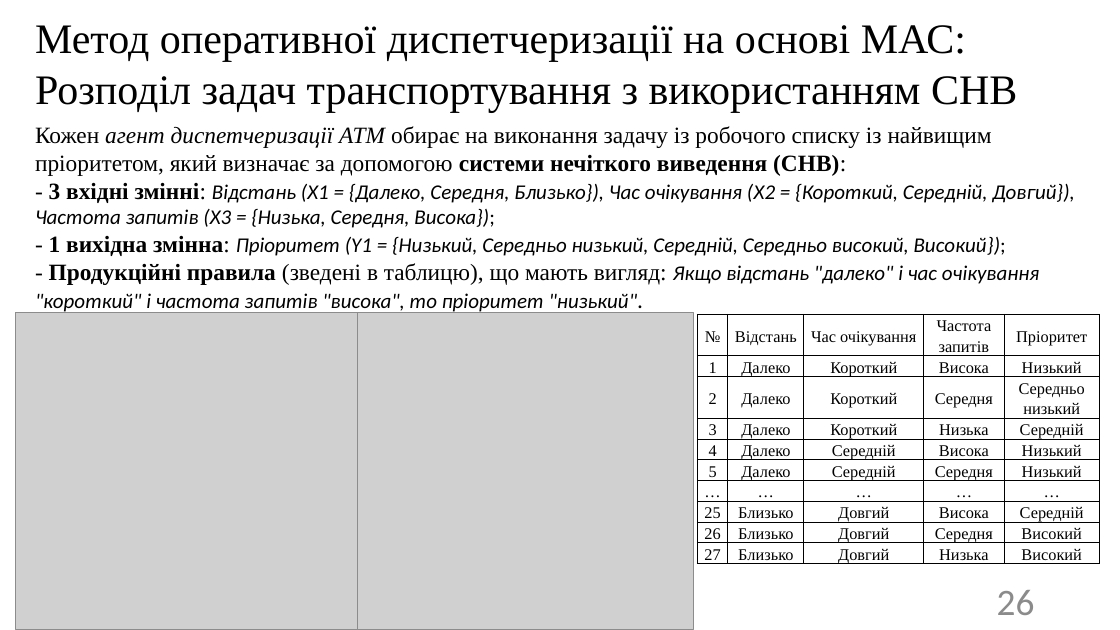
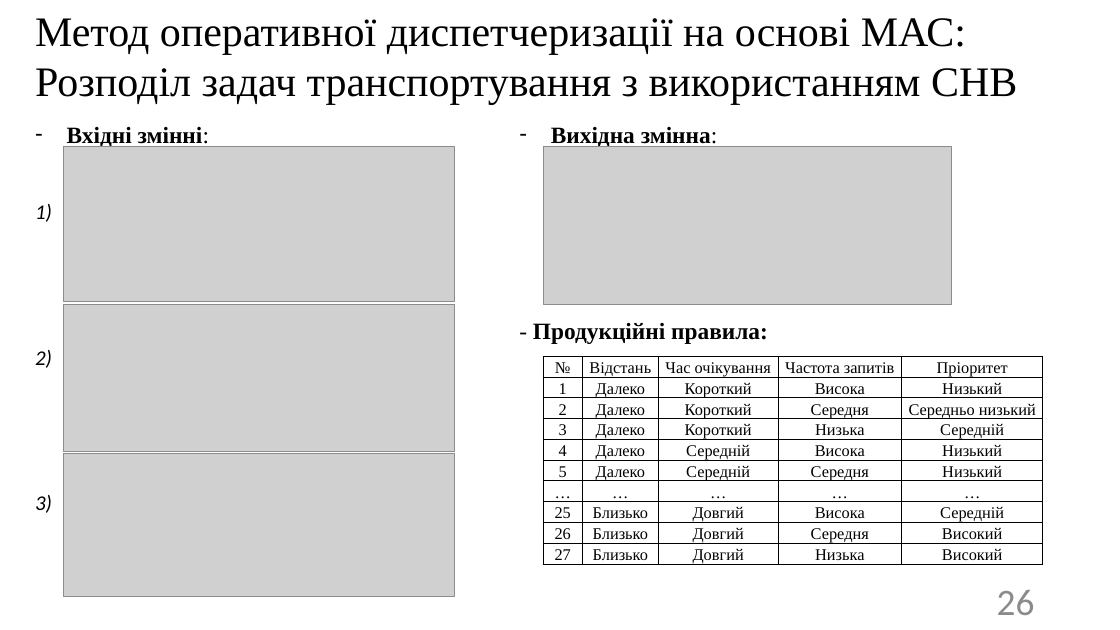
Before and after one commit to SPS-ik/diss, a slide deck: slide 26 of !pres.pptx. Drawn at 1120x630 pixels with LibreOffice and Linux fonts; fonts in the diff are those of the drawing; grey boxes stand for pictures. Boxes give left, top, right and bottom in pixels: in the first picture for what was removed or moved away, otherwise in the second. Text is boxed around its words. In the diff, an @@ line names an element or a change of style, - is before the commit and + after.

```diff
--- a/!pres.pptx
+++ b/!pres.pptx
@@ text "Метод оперативної диспетчеризації на основі ...": place and size @@
-text "Метод оперативної диспетчеризації на основі ..." at (35, 25, 1017, 112)
+text "Метод оперативної диспетчеризації на основі ..." at (35, 18, 1017, 104)
@@ text at (35, 127, 209, 222): text changed; size 18 to 20 pt; font Calibri to Times New Roman; bold on; italic off @@
-Кожен агент диспетчеризації АТМ обирає на виконання задачу із робочого списку із найвищим пріоритетом, який визначає за допомогою системи нечіткого виведення (СНВ):
-- 3 вхідні змінні: Відстань (X1 = {Далеко, Середня, Близько}), Час очікування (X2 = {Короткий, Середній, Довгий}), Частота запитів (X3 = {Низька, Середня, Висока});
-- 1 вихідна змінна: Пріоритет (Y1 = {Низький, Середньо низький, Середній, Середньо високий, Високий});
-- Продукційні правила (зведені в таблицю), що мають вигляд: Якщо відстань "далеко" і час очікування "короткий" і частота запитів "висока", то пріоритет "низький".
+– Вхідні змінні:
+1)
@@ picture added at (64, 147, 455, 302) @@
@@ picture added at (544, 147, 952, 304) @@
@@ text added at (551, 127, 718, 148), 20 pt, text #000000, bold @@
+– Вихідна змінна:
@@ picture removed at (15, 313, 358, 629) @@
@@ picture added at (64, 304, 455, 451) @@
@@ picture removed at (357, 313, 693, 629) @@
@@ text added at (533, 323, 768, 344), 20 pt, text #000000, bold @@
+- Продукційні правила:
@@ text added at (35, 350, 52, 368), 18 pt, text #000000, italic @@
+2)
@@ table: place and size @@
-table at (697, 314, 1099, 585)
+table at (544, 356, 1044, 581)
@@ picture added at (64, 454, 455, 597) @@
@@ text added at (35, 495, 52, 513), 18 pt, text #000000, italic @@
+3)
```
Also in this commit, not shown: 11 other slides changed, 2 slides added, 2 slides removed, 5 other files.
